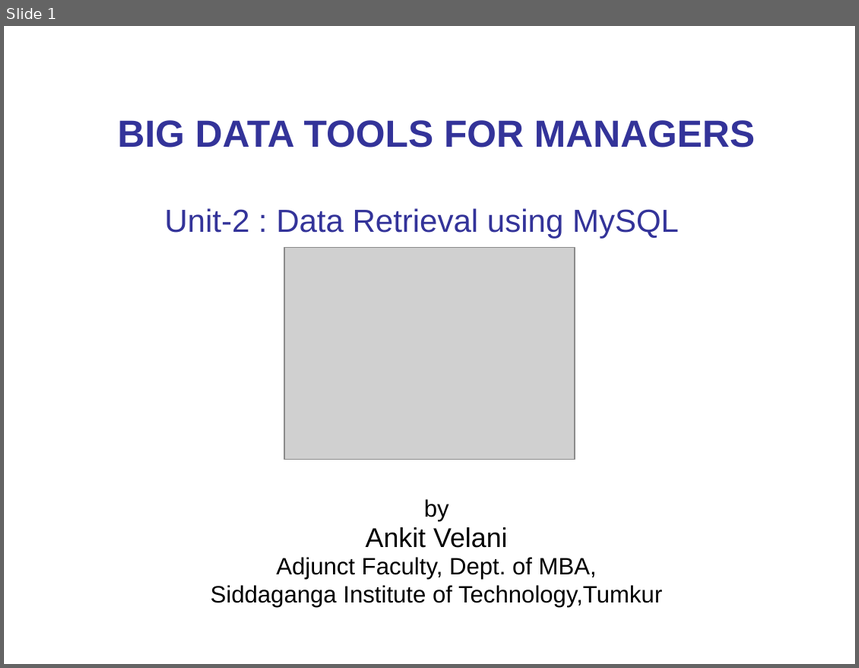
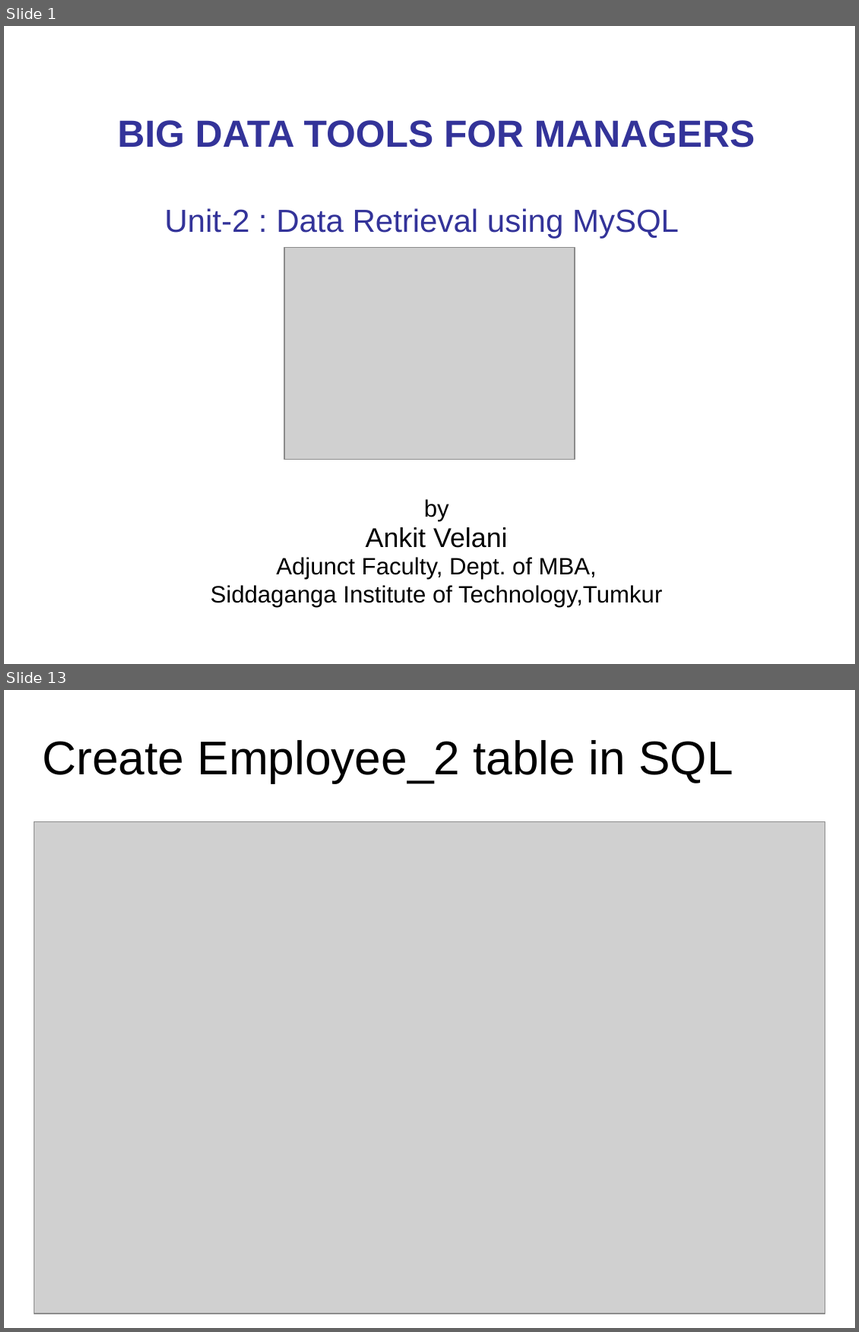
Before and after one commit to sitmbadept/sitmbadept.github.io, a slide deck: BDTM/SQL/Unit-2 MySQL.pptx. Shown one above the other, each under a label of ours: slide 1 before the commit, slides 1 and 13 after it; the slides between them are not shown. The pictures are 859x668 and 859x1332 pixels, drawn with LibreOffice and Linux fonts; fonts in the diff are those of the drawing; grey boxes stand for pictures. Boxes give left, top, right and bottom in pixels: in the first picture for what was removed or moved away, otherwise in the second. Text is boxed around its words. In the diff, an @@ line names an element or a change of style, - is before the commit and + after.

```diff
--- a/BDTM/SQL/Unit-2 MySQL.pptx
+++ b/BDTM/SQL/Unit-2 MySQL.pptx
@@ slide 13 added at (4, 690, 855, 1328), background #FFFFFF @@
@@ title added at (43, 740, 733, 783), 40 pt, text #000000 @@
+Create Employee_2 table in SQL
@@ picture added at (34, 822, 825, 1314) @@
```
Also in this commit, not shown: 11 slides changed.
